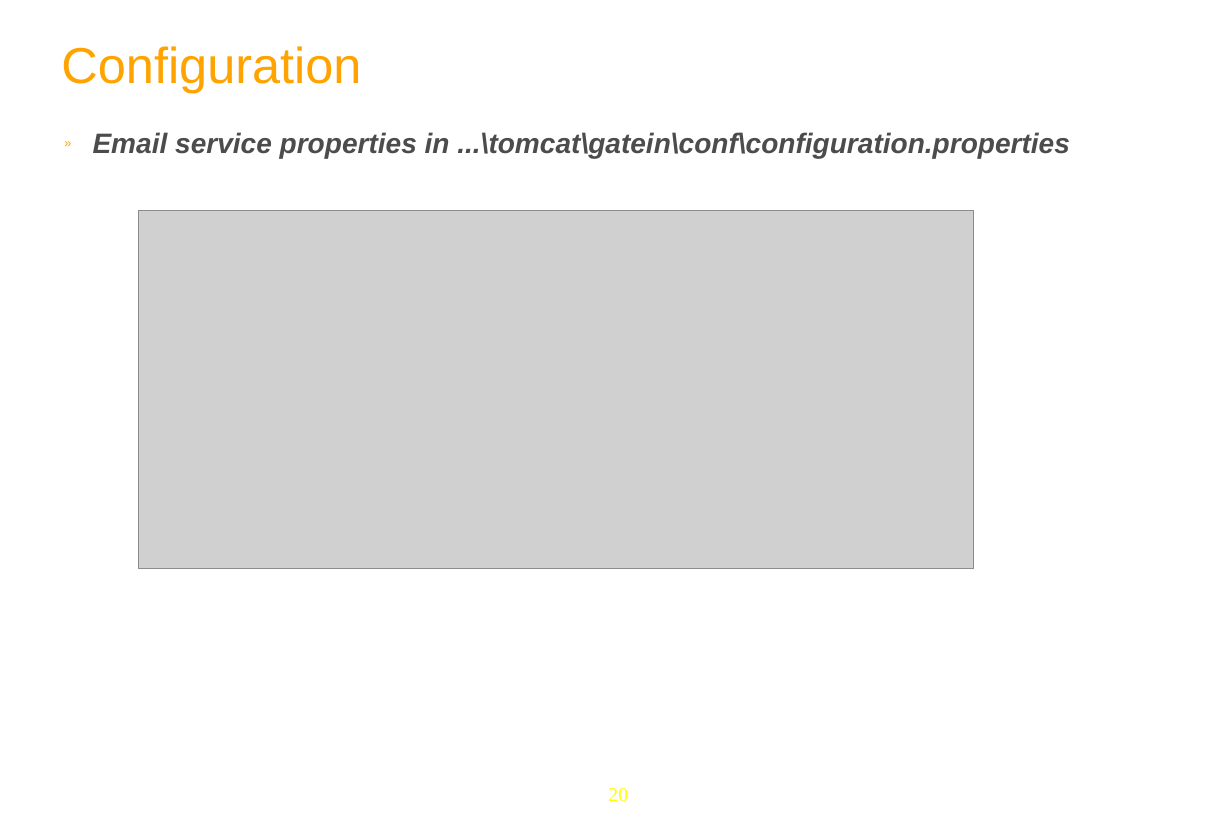
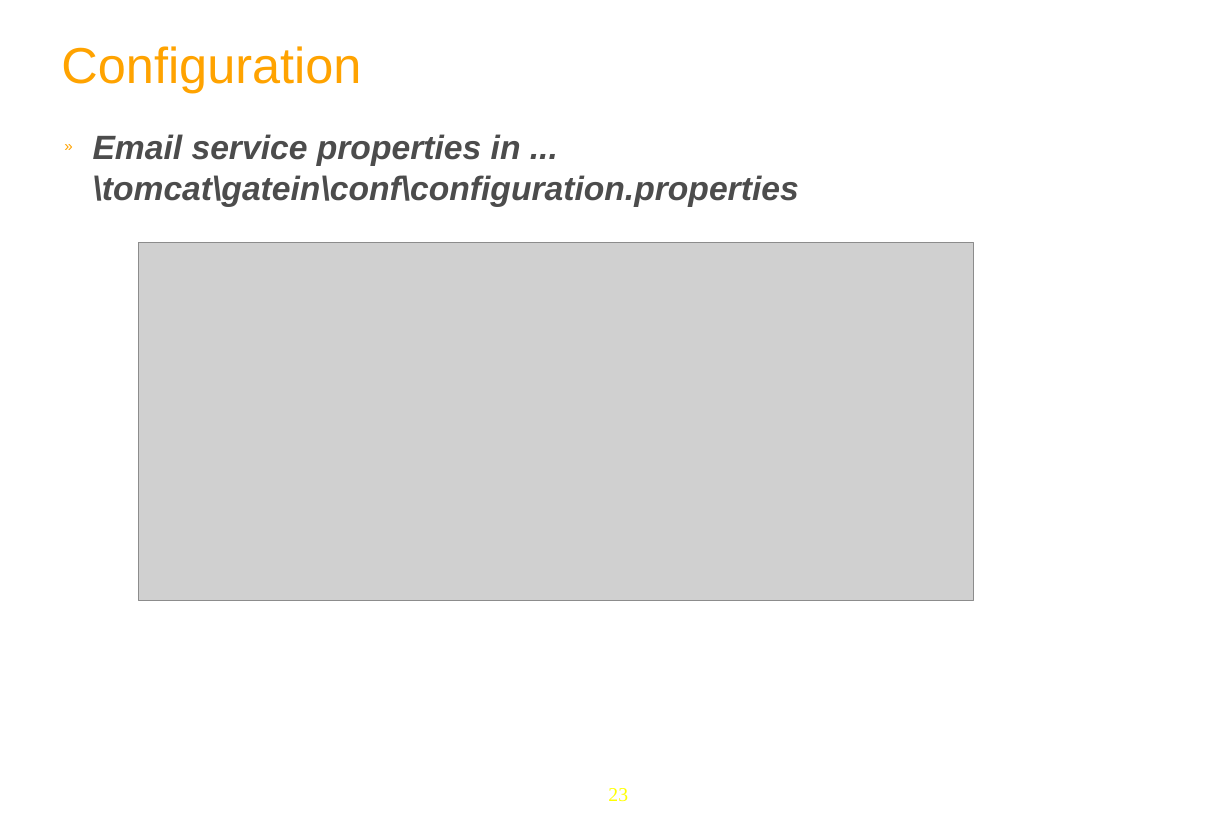
Before and after one commit to anhvurz90/training, a slide deck: slide 23 of exo-developer/210-configuration/slides/210-Portal-configuration-XDev-en.ppt (slide 20 before the commit). Drawn at 1232x835 pixels with LibreOffice and Linux fonts; fonts in the diff are those of the drawing; grey boxes stand for pictures; background and template pictures are left out. Boxes give left, top, right and bottom in pixels: in the first picture for what was removed or moved away, otherwise in the second. Text is boxed around its words. In the diff, an @@ line names an element or a change of style, - is before the commit and + after.

```diff
--- a/exo-developer/210-configuration/slides/210-Portal-configuration-XDev-en.ppt
+++ b/exo-developer/210-configuration/slides/210-Portal-configuration-XDev-en.ppt
@@ text "Email service properties in ...\tomcat\gatein\conf\configura ..." at (x1=93, y1=134, x2=799, y2=207): size 20 to 24 pt @@
@@ picture moved from (x1=139, y1=211, x2=974, y2=569) to (x1=139, y1=242, x2=974, y2=600) @@
@@ page number at (x1=608, y1=788, x2=628, y2=802): text changed @@
-20
+23
```
Also in this commit, not shown: 47 other slides changed, 11 slides added, 2 slides removed.
